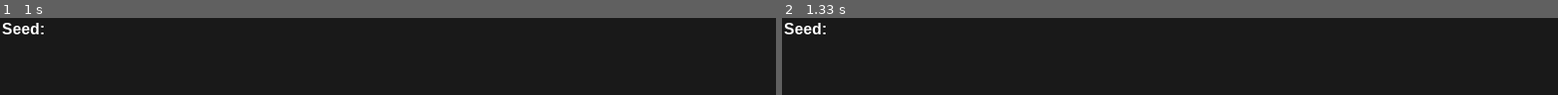
Above: before the commit, frames 1-2 (left to right).
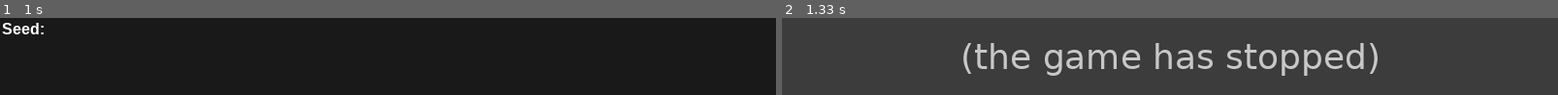
Above: after the commit, the same moments.

Repository: Hyphen-ated/RebirthItemTracker
Game: pygame game, started from item_tracker.py
Same seed, same stepped clock (60 frames per second), same inputs: the game is played once before the commit and once after it. The source is Python 2; it was converted automatically to run under Python 3.
Inputs (mouse positions are in pixels of both pictures, inside the frame that each line leads up to):
- Up to frame 1 (1 s): click (388, 56) at 0.38 s
- Up to frame 2 (1.33 s): no input

Frame 1 is identical in both runs. In frame 2, 100% of the frame differs, in the area x 0-100%, y 0-100%.
After the commit the program exited at 1 s; later frames show no game.

Commit message:
word wrap logic for item descriptions
#3

to cover the changes briefly: when the item icons are drawn the height
to draw them was previously hardcoded. implemented a new draw text
function that will optionally do word wrap and returns the height of the
text drawn. keeps a "text height" property for when item icons are
drawn. additionally, added this as an option in option_picker.py

i also tacked on current floor as a property that gets parsed from the
log.

Diff:
--- a/item_tracker.py
+++ b/item_tracker.py
@@ -7,6 +7,7 @@
 import json
 import subprocess
 from pygame.locals import *
+from pygame_helpers import *
 
 
 #convenience class that lets you basically have dictionaries that you access with dot notation
@@ -22,6 +23,7 @@
     # some general variable stuff, i guess
     self.verbose = verbose
     self.debug = debug
+    self.text_height = 0
     self.seek = 0
     self.framecount = 0
     self.read_delay = read_delay
@@ -43,6 +45,7 @@
     self.item_message_start_time = 0
     self.item_pickup_time = 0
     self.item_position_index = []
+    self.current_floor = () # 2-tuple with first value being floor number, second value being alt stage value (0 or 1, r.n.)
     with open("items.txt", "r") as items_file:
       self.items_info = json.load(items_file)
 
@@ -169,14 +172,14 @@
       if item_id not in self.filter_list:
         #check to see if we are about to go off the right edge
         if icon_width * (cur_column) + 64 > self.options["width"]:
-          if (not force_layout) and 16 + icon_width * (cur_row + 1) + 64 > self.options["height"]:
+          if (not force_layout) and self.text_height + icon_width * (cur_row + 1) + 64 > self.options["height"]:
             return None
           cur_row += 1
           cur_column = 0
 
         item_info = Bunch(id = item_id,
                           x = icon_width * cur_column,
-                          y =  16 + icon_width * cur_row,
+                          y =  self.text_height + icon_width * cur_row,
                           shown = True,
                           index = index)
         new_item_info.append(item_info)
@@ -184,7 +187,7 @@
       else:
         item_info = Bunch(id = item_id,
                           x = icon_width * cur_column,
-                          y =  16 + icon_width * cur_row,
+                          y =  self.text_height + icon_width * cur_row,
                           shown = False,
                           index = index)
         new_item_info.append(item_info)
@@ -284,12 +287,16 @@
     if item_idx is None and self.item_pickup_countdown_in_progress():
       item_idx = -1
     if item_idx is None:
+      self.text_height = 19
+      self.reflow()
       return
     id_padded = self.collected_items[item_idx].zfill(3)
     item_info = self.items_info[id_padded]
     desc = self.generateItemDescription(item_info)
-    item_text = my_font.render("%s%s" % (item_info["name"], desc), True, self.color(self.options["text_color"]))
-    screen.blit(item_text, (2, 2))
+    self.text_height = draw_text(screen,"%s%s" % (item_info["name"], desc), self.color(self.options["text_color"]), pygame.Rect(2,2,self.options["width"]-2,self.options["height"]-2), my_font, aa=True, wrap=self.options["word_wrap"])
+    self.reflow()
+    # item_text = my_font.render("%s%s" % (item_info["name"], desc), True, self.color(self.options["text_color"]))
+    # screen.blit(item_text, (2, 2))
 
   def run(self):
     # initialize pygame system stuff
@@ -343,6 +350,7 @@
             else:
               self.log_msg("No option_picker found!","D")
             self.options = self.load_options()
+            self.reflow()
 
 
       screen.fill(self.color(self.options["background_color"]))
@@ -356,8 +364,13 @@
         self.write_item_text(my_font, screen)
       elif self.options["show_seed"]:
         # draw seed text:
-        seed_text = my_font.render("Seed: %s" % self.seed, True, self.color(self.options["text_color"]))
-        screen.blit(seed_text,(2,2))
+        self.text_height = draw_text(screen,"Seed: %s" % self.seed, self.color(self.options["text_color"]), pygame.Rect(2,2,self.options["width"]-2,self.options["height"]-2), my_font, aa=True)
+        self.reflow()
+      else:
+        # can only happen if you turn seed + item descriptions off in options while its running
+        if self.text_height != 0:
+          self.text_height = 0
+          self.reflow()
 
       if not self.item_message_countdown_in_progress():
         self.selected_item_idx = None
@@ -386,9 +399,9 @@
         try:
           with open('../log.txt', 'r') as f:
             content = f.read()
-        except Exception:
+        except Exception as e:
           self.log_msg("log.txt not found, is the RebirthItemTracker directory in 'my games/Binding of Isaac Rebirth'?","D")
-          continue
+          raise Exception("Log Not Found")
 
 
         self.splitfile = content.splitlines()
@@ -428,6 +441,8 @@
           if line.startswith('Room'):
             self.current_room = re.search('\((.*)\)',line).group(1)
             self.log_msg("Entered room: %s" % self.current_room,"D")
+          if line.startswith('Level::Init'):
+            self.current_floor = tuple([re.search("Level::Init m_Stage (\d+), m_AltStage (\d+)",line).group(x) for x in [1,2]])
           if line.startswith('Adding collectible'):
             # hacky string manip, idgaf
             space_split = line.split(" ")
@@ -449,5 +464,9 @@
         self.seek = len(self.splitfile)
 
 
-rt = IsaacTracker(verbose=False, debug=False)
-rt.run()
+try:
+  rt = IsaacTracker(verbose=False, debug=False)
+  rt.run()
+except Exception as e:
+  import traceback
+  traceback.print_exc()
--- a/option_picker.py
+++ b/option_picker.py
@@ -121,7 +121,7 @@
 
 # generate checkboxes, with special exception for show_description for message duration
 checks = {}
-for index, opt in enumerate(["show_description", "show_seed"]):
+for index, opt in enumerate(["show_description", "show_seed", "word_wrap"]):
   checks[opt] = IntVar()
   c = Checkbutton(root, text=pretty_name(opt), variable=checks[opt])
   c.grid(row=len(entries)+len(buttons),column=index)
--- /dev/null
+++ b/pygame_helpers.py
@@ -0,0 +1,47 @@
+from pygame import Rect
+
+# taken from http://pygame.org/wiki/TextWrap and modified, slightly
+
+# draw some text into an area of a surface
+# automatically wraps words
+# returns any text that didn't get blitted
+def draw_text(surface, text, color, rect, font, aa=False, bkg=None, wrap=False):
+    rect = Rect(rect)
+    y = rect.top
+    lineSpacing = -2
+
+    # get the height of the font
+    fontHeight = font.size("Tg")[1]
+
+    if wrap is False:
+      rect = Rect(rect.top,rect.left,rect.width,fontHeight)
+
+    while text:
+        i = 1
+
+        # determine if the row of text will be outside our area
+        if y + fontHeight > rect.bottom:
+            break
+
+        # determine maximum width of line
+        while font.size(text[:i])[0] < rect.width and i < len(text):
+            i += 1
+
+        # if we've wrapped the text, then adjust the wrap to the last word
+        if i < len(text):
+            i = text.rfind(" ", 0, i) + 1
+
+        # render the line and blit it to the surface
+        if bkg:
+            image = font.render(text[:i], 1, color, bkg)
+            image.set_colorkey(bkg)
+        else:
+            image = font.render(text[:i], aa, color)
+
+        surface.blit(image, (rect.left, y))
+        y += fontHeight + lineSpacing
+
+        # remove the text we just blitted
+        text = text[i:]
+
+    return y
